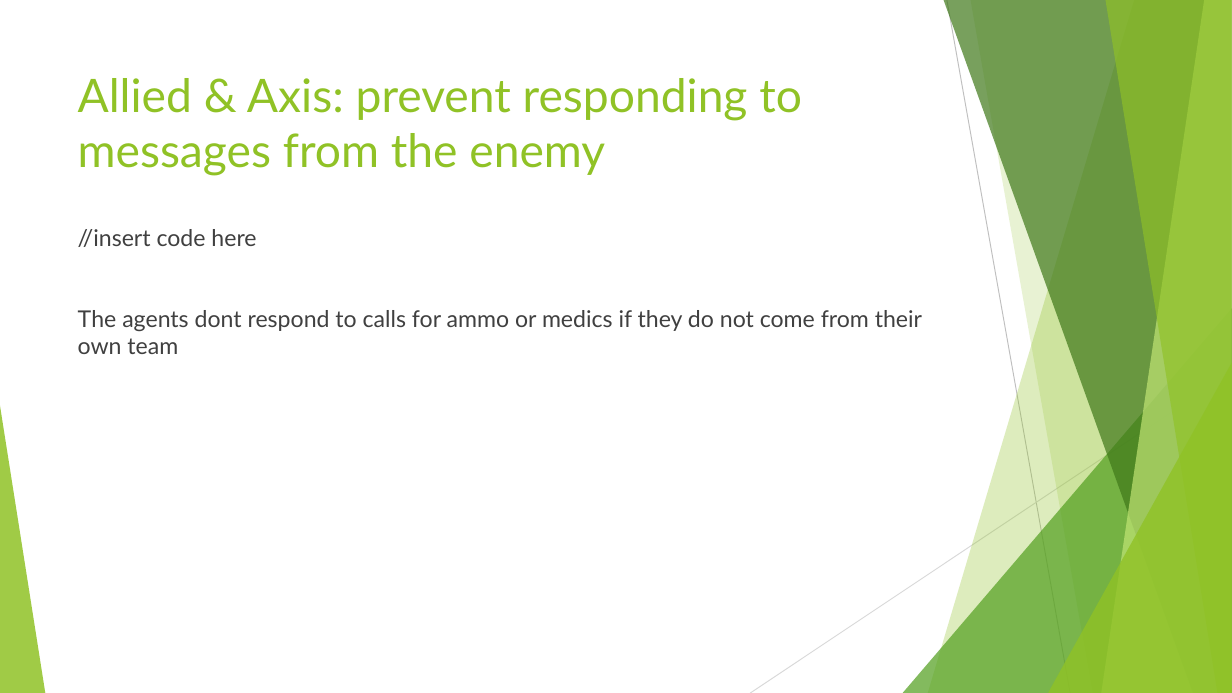
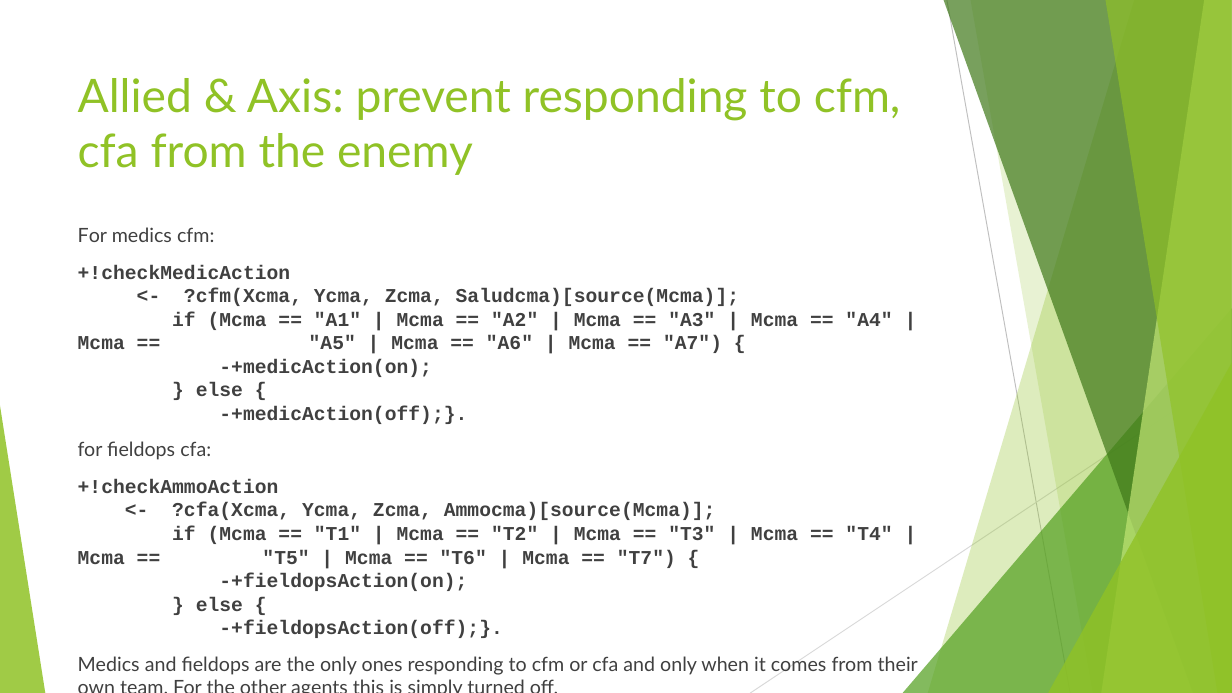
Before and after one commit to JRuiz130/ATAI-FinalWork, a slide deck: slide 4 of final-work-presentation.pptx. Drawn at 1232x693 pixels with LibreOffice and Linux fonts; fonts in the diff are those of the drawing. Boxes give left, top, right and bottom in pixels: in the first picture for what was removed or moved away, otherwise in the second. Text is boxed around its words. In the diff, an @@ line names an element or a change of style, - is before the commit and + after.

```diff
--- a/final-work-presentation.pptx
+++ b/final-work-presentation.pptx
@@ title at bbox=[78, 78, 901, 175]: text changed @@
-Allied & Axis: prevent responding to messages from the enemy
+Allied & Axis: prevent responding to cfm, cfa from the enemy
@@ text at bbox=[78, 227, 918, 676]: text changed; size 18 to 15.3 pt; font Lato to Courier New; bold on @@
-//insert code here
-The agents dont respond to calls for ammo or medics if they do not come from their own team
+For medics cfm:
++!checkMedicAction
+<- ?cfm(Xcma, Ycma, Zcma, Saludcma)[source(Mcma)];
+if (Mcma == "A1" | Mcma == "A2" | Mcma == "A3" | Mcma == "A4" | Mcma == "A5" | Mcma == "A6" | Mcma == "A7") {
+-+medicAction(on);
+} else {
+-+medicAction(off);}.
+for fieldops cfa:
++!checkAmmoAction
+<- ?cfa(Xcma, Ycma, Zcma, Ammocma)[source(Mcma)];
+if (Mcma == "T1" | Mcma == "T2" | Mcma == "T3" | Mcma == "T4" | Mcma == "T5" | Mcma == "T6" | Mcma == "T7") {
+-+fieldopsAction(on);
+} else {
+-+fieldopsAction(off);}.
+Medics and fieldops are the only ones responding to cfm or cfa and only when it comes from their own team. For the other agents this is simply turned off.
```
Also in this commit, not shown: 4 other slides changed, 1 slide removed.
